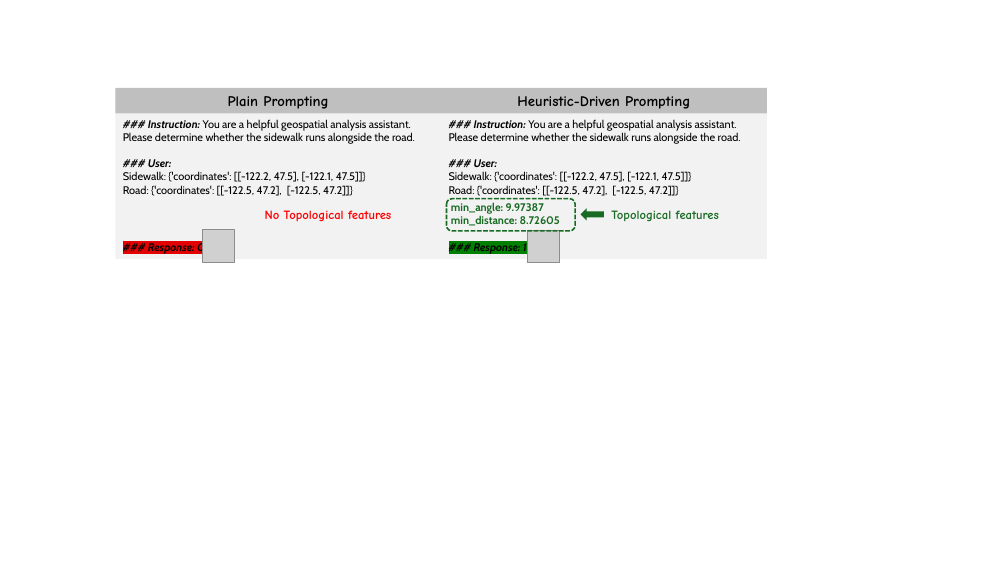
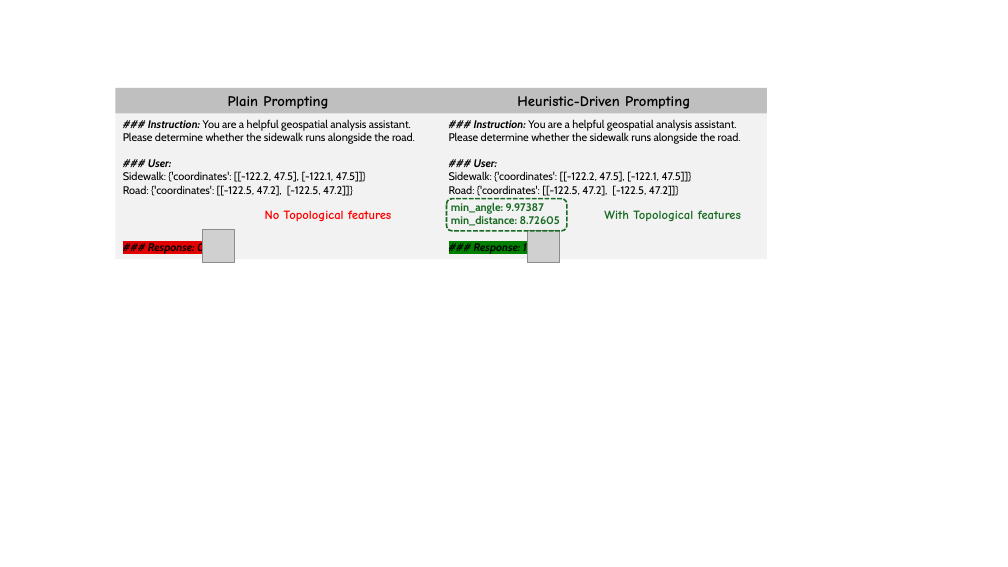
Before and after one commit to BeanHam/2024-spatial-data-integration, a slide deck: slide 3 of visualizations/visualizations.pptx. Drawn at 1008x567 pixels with LibreOffice and Linux fonts; fonts in the diff are those of the drawing; grey boxes stand for pictures. Boxes give left, top, right and bottom in pixels: in the first picture for what was removed or moved away, otherwise in the second. Text is boxed around its words. In the diff, an @@ line names an element or a change of style, - is before the commit and + after.

```diff
--- a/visualizations/visualizations.pptx
+++ b/visualizations/visualizations.pptx
@@ rounded rectangle: place and size @@
-rounded rectangle at (447, 199, 575, 231)
+rounded rectangle at (447, 199, 567, 231)
@@ right arrow removed at (581, 208, 604, 220) @@
@@ text at (604, 210, 741, 221): text changed @@
-Topological features
+With Topological features
```
Also in this commit, not shown: 4 other files.
